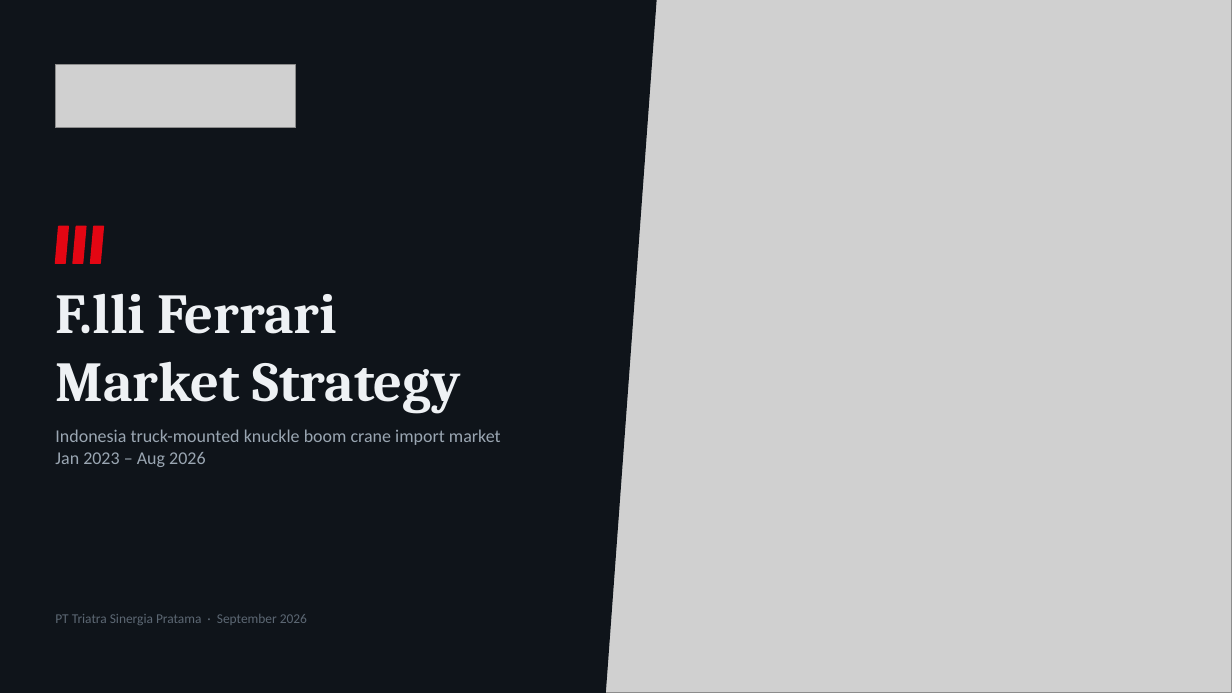
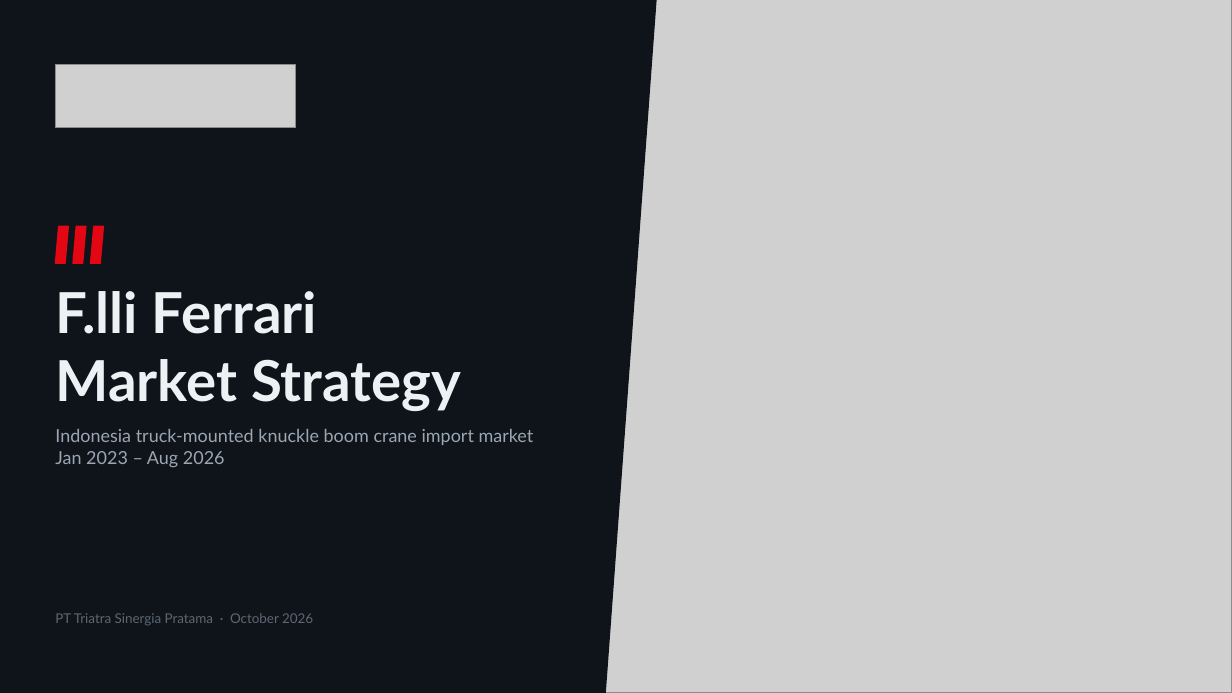
Before and after one commit to Godson7777/Ferarri_Crane_Tiberias, a slide deck: slide 1 of slides/Flli_Ferrari_Market_Strategy_v5.pptx. Drawn at 1232x693 pixels with LibreOffice and Linux fonts; fonts in the diff are those of the drawing; grey boxes stand for pictures. Boxes give left, top, right and bottom in pixels: in the first picture for what was removed or moved away, otherwise in the second. Text is boxed around its words. In the diff, an @@ line names an element or a change of style, - is before the commit and + after.

```diff
--- a/slides/Flli_Ferrari_Market_Strategy_v5.pptx
+++ b/slides/Flli_Ferrari_Market_Strategy_v5.pptx
@@ text "F.lli Ferrari" at box(55, 291, 461, 411): font Cambria to Lato @@
@@ text "Indonesia truck-mounted knuckle boom crane ..." at box(55, 429, 534, 467): font Calibri to Lato @@
@@ text at box(55, 613, 313, 625): text changed; font Calibri to Lato @@
-PT Triatra Sinergia Pratama · September 2026
+PT Triatra Sinergia Pratama · October 2026
```
Also in this commit, not shown: 11 other slides changed, 1 slide removed, 6 other files.
